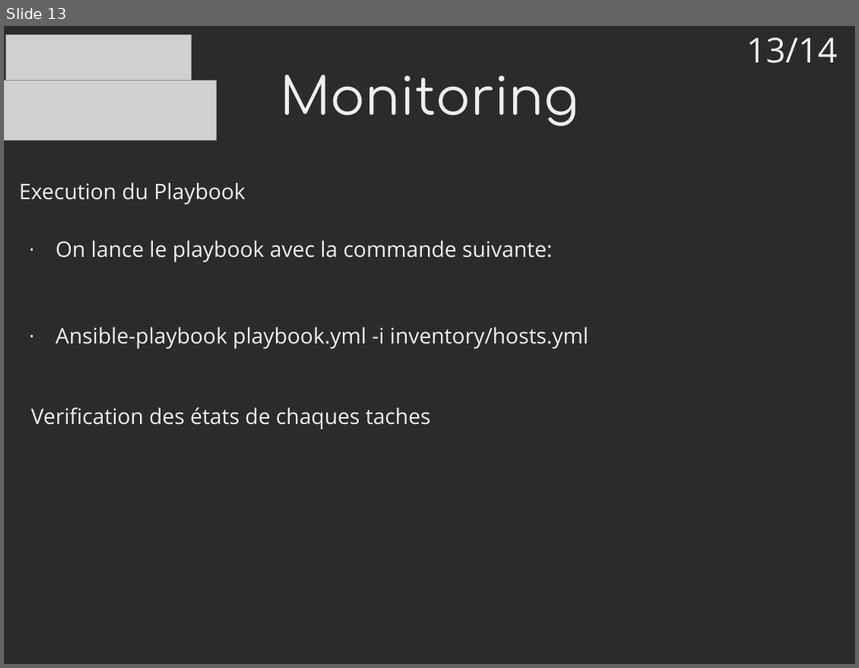
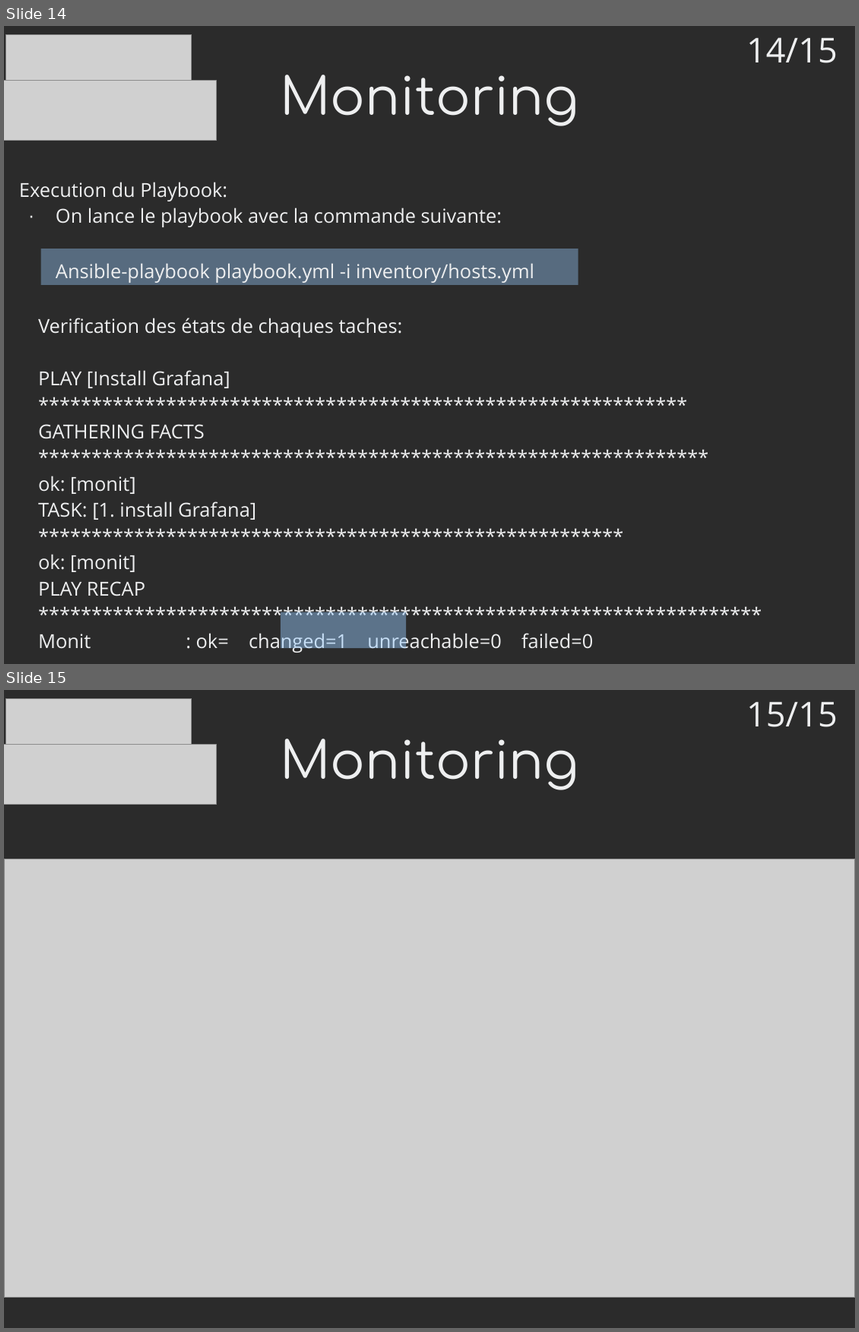
Before and after one commit to mrwormo/rapport_de_stage, a slide deck: files/prez.odp. Shown one above the other, each under a label of ours: slide 13 before the commit, slides 14 and 15 after it. The pictures are 859x668 and 859x1332 pixels, drawn with LibreOffice and Linux fonts; fonts in the diff are those of the drawing; grey boxes stand for pictures; background and template pictures are left out; a plain dark background stands for a picture behind light text. Boxes give left, top, right and bottom in pixels: in the first picture for what was removed or moved away, otherwise in the second. Text is boxed around its words. In the diff, an @@ line names an element or a change of style, - is before the commit and + after.

```diff
--- a/files/prez.odp
+++ b/files/prez.odp
@@ slide 15 added at box(4, 690, 855, 1328), background picture (left out) @@
@@ picture added at box(6, 698, 192, 752) @@
@@ text added at box(747, 701, 838, 727), 32 pt, text #EEEFF0 @@
+15/15
@@ picture added at box(4, 745, 218, 804) @@
@@ title added at box(280, 739, 579, 790), 48 pt, text #EEEFF0 @@
+Monitoring
@@ picture added at box(4, 859, 855, 1299) @@
@@ what was slide 13 is now slide 14 @@
@@ slide 14 changed as well @@
@@ text at box(747, 37, 838, 63): text changed @@
-13/14
+14/15
@@ text at box(19, 182, 227, 202): text changed; size 20 to 18 pt @@
-Execution du Playbook
+Execution du Playbook:
@@ text at box(56, 208, 534, 283): size 20 to 18 pt in "On lance le playbook avec la commande ...", "Ansible-playbook playbook.yml -i inventory/hosts.yml"; bullet · to none @@
@@ rectangle added at box(41, 249, 579, 285), fill #99CCFF at 40% opacity @@
@@ text at box(38, 318, 593, 654): text changed; size 20 to 18 pt @@
-Verification des états de chaques taches
+Verification des états de chaques taches:
+PLAY [Install Grafana]
+*************************************************************
+GATHERING FACTS
+***************************************************************
+ok: [monit]
+TASK: [1. install Grafana]
+*******************************************************
+ok: [monit]
+PLAY RECAP
+********************************************************************
+Monit : ok= changed=1 unreachable=0 failed=0
@@ rectangle added at box(281, 612, 407, 648), fill #99CCFF at 45% opacity @@
```
Also in this commit, not shown: 11 other slides changed, 2 other slides added, 2 slides removed, 2 other files.
